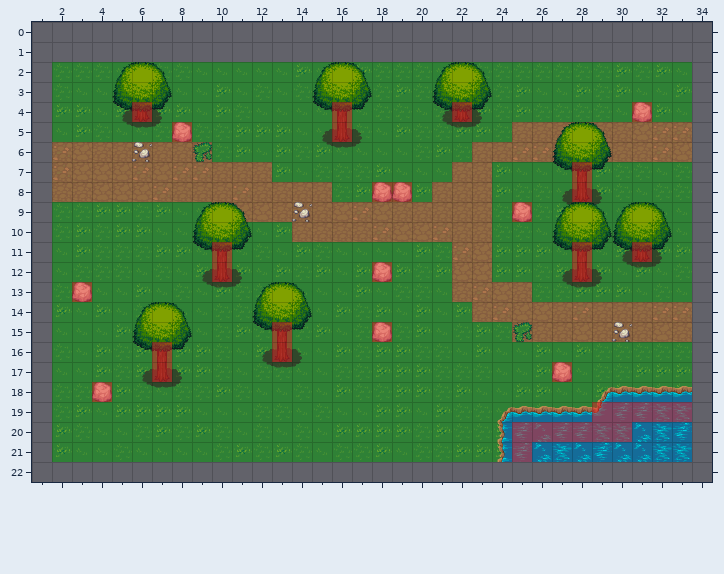
Tiled map -- oop/Maps-Tiled/Forest2.tmx. This is how it looked before the edit.
Cells are 32x32 px. Shown: x 1..34, y 0..22.
After the commit:
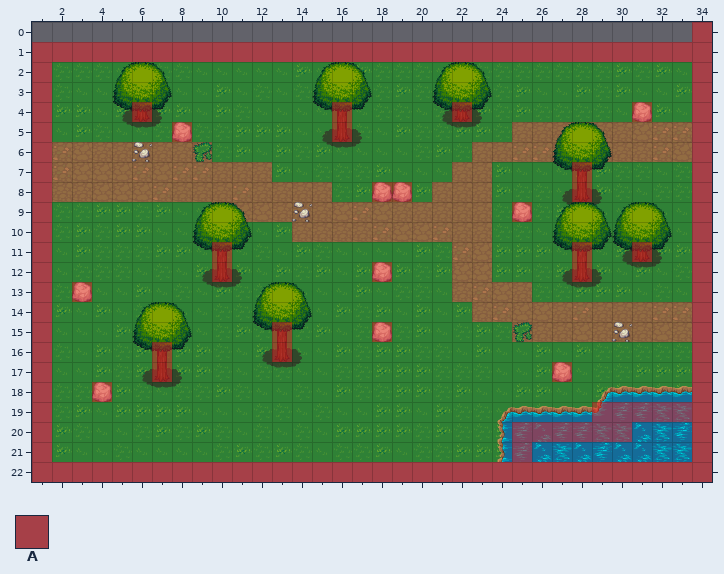
Key: from "RedCollison": A 0.
_ is an empty cell.
See-through tiles are keyed as they look on the map.
What changed:
{"where": "layer \"Collisions\""}
{"y":0,"x":34,"old":"_","new":"A"}
{"y":1,"x":1,"old":"__________________________________","new":"AAAAAAAAAAAAAAAAAAAAAAAAAAAAAAAAAA"}
{"y":2,"x":1,"old":"_","new":"A"}
{"y":2,"x":34,"old":"_","new":"A"}
{"y":3,"x":1,"old":"_","new":"A"}
{"y":3,"x":34,"old":"_","new":"A"}
{"y":4,"x":1,"old":"_","new":"A"}
{"y":4,"x":34,"old":"_","new":"A"}
{"y":5,"x":1,"old":"_","new":"A"}
{"y":5,"x":34,"old":"_","new":"A"}
{"y":6,"x":1,"old":"_","new":"A"}
{"y":6,"x":34,"old":"_","new":"A"}
{"y":7,"x":1,"old":"_","new":"A"}
{"y":7,"x":34,"old":"_","new":"A"}
{"y":8,"x":1,"old":"_","new":"A"}
{"y":8,"x":34,"old":"_","new":"A"}
{"y":9,"x":1,"old":"_","new":"A"}
{"y":9,"x":34,"old":"_","new":"A"}
{"y":10,"x":1,"old":"_","new":"A"}
{"y":10,"x":34,"old":"_","new":"A"}
{"y":11,"x":1,"old":"_","new":"A"}
{"y":11,"x":34,"old":"_","new":"A"}
{"y":12,"x":1,"old":"_","new":"A"}
{"y":12,"x":34,"old":"_","new":"A"}
{"y":13,"x":1,"old":"_","new":"A"}
{"y":13,"x":34,"old":"_","new":"A"}
{"y":14,"x":1,"old":"_","new":"A"}
{"y":14,"x":34,"old":"_","new":"A"}
{"y":15,"x":1,"old":"_","new":"A"}
{"y":15,"x":34,"old":"_","new":"A"}
{"y":16,"x":1,"old":"_","new":"A"}
{"y":16,"x":34,"old":"_","new":"A"}
{"y":17,"x":1,"old":"_","new":"A"}
{"y":17,"x":34,"old":"_","new":"A"}
{"y":18,"x":1,"old":"_","new":"A"}
{"y":18,"x":34,"old":"_","new":"A"}
{"y":19,"x":1,"old":"_","new":"A"}
{"y":19,"x":34,"old":"_","new":"A"}
{"y":20,"x":1,"old":"_","new":"A"}
{"y":20,"x":34,"old":"_","new":"A"}
{"y":21,"x":1,"old":"_","new":"A"}
{"y":21,"x":34,"old":"_","new":"A"}
{"y":22,"x":1,"old":"__________________________________","new":"AAAAAAAAAAAAAAAAAAAAAAAAAAAAAAAAAA"}
{"label":"added","picture_box":[32,22,712,482]}
